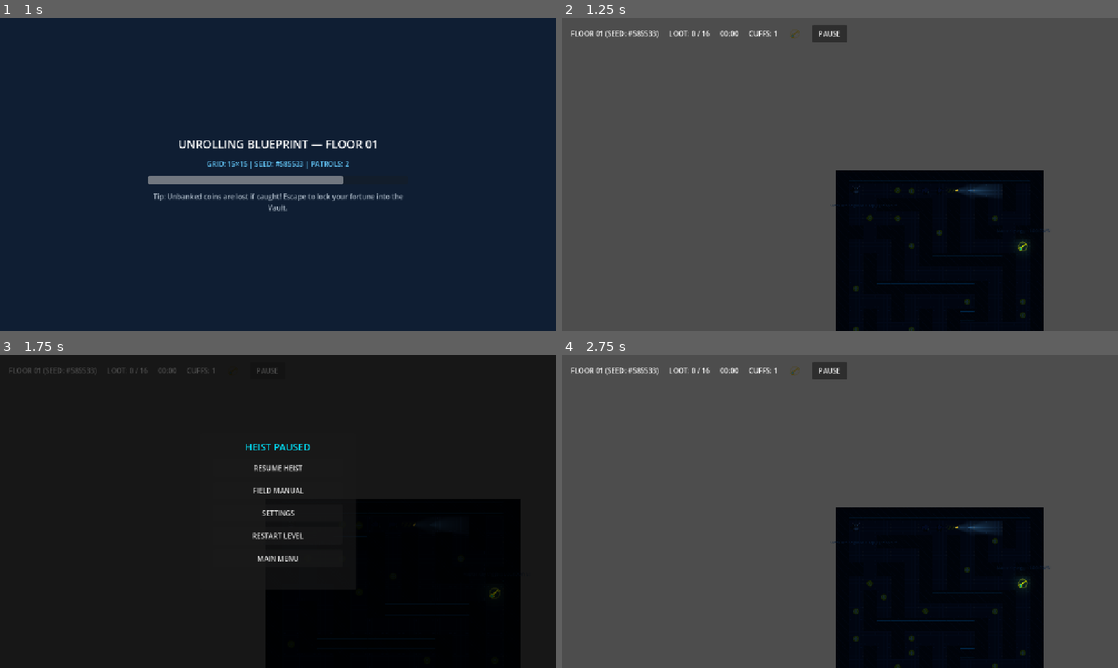
Above: before the commit, frames 1-4 (two rows, left to right).
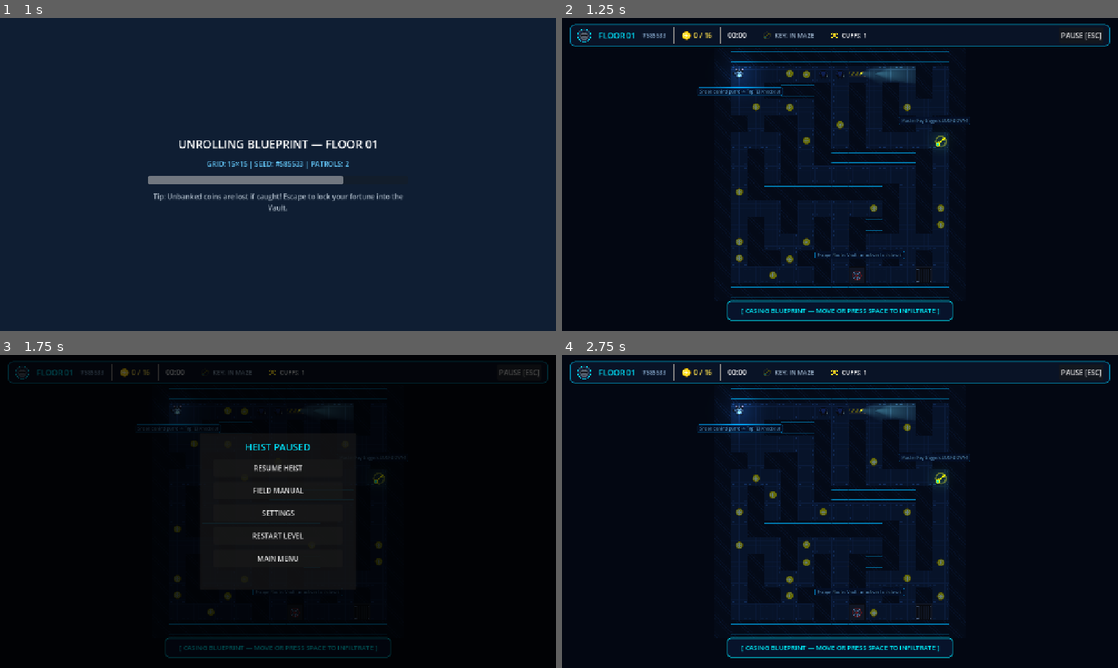
Above: after the commit, the same moments.

Repository: Sushrut-Kale/LOCKDOWN-HEIST-BANDIT
Game: Godot game, scene res://scenes/ui/MainMenu.tscn
Same seed, same stepped clock (60 frames per second), same inputs: the game is played once before the commit and once after it. Sound files missing from this copy of the repository are replaced by a short silence.
Inputs:
- Up to frame 1 (1 s): click "PLAY CAMPAIGN" at 0.5 s
- Up to frame 2 (1.25 s): no input
- Up to frame 3 (1.75 s): click "PAUSE" (after the commit: "PAUSE [ESC]") at 1.25 s
- Up to frame 4 (2.75 s): click "RESTART LEVEL" at 2 s

Frame 1 is identical in both runs. In frame 2, 87% of the frame differs, in the area x 0-100%, y 0-100%; in frame 3, 1.7%; in frame 4, 87%.

Commit message:
Fix camera framing, centering, blueprint HUD, ambient player lighting, and casing overview

Diff:
--- a/project.godot
+++ b/project.godot
@@ -31,4 +31,5 @@
 
 [rendering]
 
+environment/defaults/default_clear_color=Color(0.04, 0.08, 0.14, 1)
 rendering_device/driver.windows="d3d12"
--- a/scenes/guards/GuardBase.tscn
+++ b/scenes/guards/GuardBase.tscn
@@ -24,10 +24,13 @@
 
 [node name="LightCone" type="PointLight2D" parent="."]
 position = Vector2(12, 0)
+color = Color(1, 0.96, 0.75, 1)
+energy = 1.6
 shadow_enabled = true
 shadow_filter = 1
 shadow_filter_smooth = 1.5
 texture = ExtResource("3_cone")
+texture_scale = 1.15
 offset = Vector2(120, 0)
 
 [node name="CatchArea" type="Area2D" parent="."]
@@ -49,6 +52,7 @@
 offset_top = -54.0
 offset_right = 20.0
 offset_bottom = -28.0
+theme_override_font_sizes/font_size = 18
 horizontal_alignment = 1
 
 [connection signal="body_entered" from="CatchArea" to="." method="_on_catch_area_body_entered"]
--- a/scenes/player/BanditPlayer.tscn
+++ b/scenes/player/BanditPlayer.tscn
@@ -1,8 +1,9 @@
-[gd_scene load_steps=6 format=3]
+[gd_scene load_steps=7 format=3]
 
 [ext_resource type="Script" path="res://scripts/player/bandit_player.gd" id="1_player"]
 [ext_resource type="Texture2D" path="res://assets/sprites/bandit_sheet.png" id="2_sheet"]
 [ext_resource type="Texture2D" path="res://assets/sprites/bag_light.png" id="3_bag"]
+[ext_resource type="Texture2D" path="res://assets/sprites/light_radial_soft.png" id="4_glow"]
 
 [sub_resource type="CircleShape2D" id="CircleShape2D_player"]
 radius = 16.0
@@ -17,6 +18,12 @@
 
 [node name="CollisionShape2D" type="CollisionShape2D" parent="."]
 shape = SubResource("CircleShape2D_player")
+
+[node name="AmbientGlow" type="PointLight2D" parent="."]
+color = Color(0.7, 0.9, 1, 1)
+energy = 0.95
+texture = ExtResource("4_glow")
+texture_scale = 1.1
 
 [node name="Sprite2D" type="Sprite2D" parent="."]
 texture = ExtResource("2_sheet")
@@ -40,6 +47,8 @@
 offset_top = -48.0
 offset_right = 90.0
 offset_bottom = -25.0
+theme_override_colors/font_color = Color(1, 0.95, 0.6, 1)
+theme_override_colors/font_shadow_color = Color(0, 0, 0, 0.8)
 horizontal_alignment = 1
 
 [node name="InteractProgress" type="ProgressBar" parent="."]
--- a/scenes/world/ProceduralLevel.tscn
+++ b/scenes/world/ProceduralLevel.tscn
@@ -1,14 +1,64 @@
-[gd_scene load_steps=4 format=3]
+[gd_scene load_steps=10 format=3]
 
 [ext_resource type="Script" path="res://scripts/systems/procedural_level.gd" id="1_level"]
 [ext_resource type="Script" path="res://scripts/systems/lockdown_manager.gd" id="2_lockdown"]
-[ext_resource type="Texture2D" path="res://assets/sprites/master_key.png" id="3_key_tex"]
+[ext_resource type="Texture2D" path="res://assets/ui/portrait_bandit.png" id="3_portrait"]
+[ext_resource type="Texture2D" path="res://assets/sprites/coin_gold.png" id="4_coin"]
+[ext_resource type="Texture2D" path="res://assets/sprites/master_key.png" id="5_key"]
+[ext_resource type="Texture2D" path="res://assets/sprites/ziptie_cuff.png" id="6_cuff"]
+
+[sub_resource type="StyleBoxFlat" id="StyleBoxFlat_topbar"]
+bg_color = Color(0.04, 0.08, 0.16, 0.88)
+border_width_left = 2
+border_width_top = 2
+border_width_right = 2
+border_width_bottom = 2
+border_color = Color(0, 0.8, 1, 0.6)
+corner_radius_top_left = 12
+corner_radius_top_right = 12
+corner_radius_bottom_right = 12
+corner_radius_bottom_left = 12
+content_margin_left = 16.0
+content_margin_top = 8.0
+content_margin_right = 16.0
+content_margin_bottom = 8.0
+
+[sub_resource type="StyleBoxFlat" id="StyleBoxFlat_banner"]
+bg_color = Color(0.03, 0.08, 0.18, 0.9)
+border_width_left = 2
+border_width_top = 2
+border_width_right = 2
+border_width_bottom = 2
+border_color = Color(0, 0.9, 1, 0.8)
+corner_radius_top_left = 8
+corner_radius_top_right = 8
+corner_radius_bottom_right = 8
+corner_radius_bottom_left = 8
+
+[sub_resource type="StyleBoxFlat" id="StyleBoxFlat_lockdown"]
+bg_color = Color(0.3, 0.04, 0.06, 0.92)
+border_width_left = 3
+border_width_top = 3
+border_width_right = 3
+border_width_bottom = 3
+border_color = Color(1, 0.2, 0.2, 0.9)
+corner_radius_top_left = 10
+corner_radius_top_right = 10
+corner_radius_bottom_right = 10
+corner_radius_bottom_left = 10
 
 [node name="ProceduralLevel" type="Node2D"]
 script = ExtResource("1_level")
 
+[node name="Backdrop" type="ColorRect" parent="."]
+offset_left = -4000.0
+offset_top = -4000.0
+offset_right = 4000.0
+offset_bottom = 4000.0
+color = Color(0.03, 0.06, 0.11, 1)
+
 [node name="CanvasModulate" type="CanvasModulate" parent="."]
-color = Color(0.07, 0.15, 0.25, 1)
+color = Color(0.4, 0.5, 0.65, 1)
 
 [node name="Floors" type="Node2D" parent="."]
 
@@ -21,9 +71,7 @@
 [node name="ChalkHints" type="Node2D" parent="."]
 
 [node name="Camera2D" type="Camera2D" parent="."]
-zoom = Vector2(1.2, 1.2)
-position_smoothing_enabled = true
-position_smoothing_speed = 8.0
+zoom = Vector2(1.5, 1.5)
 
 [node name="LockdownManager" type="Node2D" parent="." node_paths=PackedStringArray("canvas_modulate", "level_camera")]
 script = ExtResource("2_lockdown")
@@ -32,63 +80,156 @@
 
 [node name="HUD" type="CanvasLayer" parent="."]
 
-[node name="TopBar" type="HBoxContainer" parent="HUD"]
+[node name="TopBarPanel" type="PanelContainer" parent="HUD"]
 anchors_preset = 10
 anchor_right = 1.0
-offset_left = 20.0
-offset_top = 16.0
-offset_right = -20.0
-offset_bottom = 56.0
-grow_horizontal = 2
-theme_override_constants/separation = 24
-
-[node name="FloorLabel" type="Label" parent="HUD/TopBar"]
-layout_mode = 2
+offset_left = 18.0
+offset_top = 14.0
+offset_right = -18.0
+offset_bottom = 66.0
+grow_horizontal = 2
+theme_override_styles/panel = SubResource("StyleBoxFlat_topbar")
+
+[node name="HBox" type="HBoxContainer" parent="HUD/TopBarPanel"]
+layout_mode = 2
+theme_override_constants/separation = 16
+
+[node name="Avatar" type="TextureRect" parent="HUD/TopBarPanel/HBox"]
+custom_minimum_size = Vector2(34, 34)
+layout_mode = 2
+texture = ExtResource("3_portrait")
+expand_mode = 1
+stretch_mode = 5
+
+[node name="FloorBadge" type="Label" parent="HUD/TopBarPanel/HBox"]
+layout_mode = 2
+theme_override_colors/font_color = Color(0, 0.9, 1, 1)
+theme_override_font_sizes/font_size = 18
 text = "FLOOR 01"
 
-[node name="CoinLabel" type="Label" parent="HUD/TopBar"]
-layout_mode = 2
-text = "LOOT: 0 / 20"
-
-[node name="TimerLabel" type="Label" parent="HUD/TopBar"]
-layout_mode = 2
+[node name="SeedBadge" type="Label" parent="HUD/TopBarPanel/HBox"]
+layout_mode = 2
+theme_override_colors/font_color = Color(0.6, 0.75, 0.9, 0.8)
+theme_override_font_sizes/font_size = 13
+text = "#1337"
+
+[node name="VSeparator1" type="VSeparator" parent="HUD/TopBarPanel/HBox"]
+layout_mode = 2
+
+[node name="CoinBox" type="HBoxContainer" parent="HUD/TopBarPanel/HBox"]
+layout_mode = 2
+theme_override_constants/separation = 6
+
+[node name="Icon" type="TextureRect" parent="HUD/TopBarPanel/HBox/CoinBox"]
+custom_minimum_size = Vector2(22, 22)
+layout_mode = 2
+texture = ExtResource("4_coin")
+expand_mode = 1
+stretch_mode = 5
+
+[node name="CoinLabel" type="Label" parent="HUD/TopBarPanel/HBox/CoinBox"]
+layout_mode = 2
+theme_override_colors/font_color = Color(1, 0.88, 0.3, 1)
+theme_override_font_sizes/font_size = 16
+text = "0 / 16"
+
+[node name="VSeparator2" type="VSeparator" parent="HUD/TopBarPanel/HBox"]
+layout_mode = 2
+
+[node name="TimerLabel" type="Label" parent="HUD/TopBarPanel/HBox"]
+layout_mode = 2
+theme_override_font_sizes/font_size = 16
 text = "00:00"
 
-[node name="CuffsLabel" type="Label" parent="HUD/TopBar"]
-layout_mode = 2
+[node name="VSeparator3" type="VSeparator" parent="HUD/TopBarPanel/HBox"]
+layout_mode = 2
+
+[node name="KeyBox" type="HBoxContainer" parent="HUD/TopBarPanel/HBox"]
+layout_mode = 2
+theme_override_constants/separation = 6
+
+[node name="KeyIcon" type="TextureRect" parent="HUD/TopBarPanel/HBox/KeyBox"]
+modulate = Color(0.4, 0.45, 0.55, 0.7)
+custom_minimum_size = Vector2(24, 24)
+layout_mode = 2
+texture = ExtResource("5_key")
+expand_mode = 1
+stretch_mode = 5
+
+[node name="KeyLabel" type="Label" parent="HUD/TopBarPanel/HBox/KeyBox"]
+layout_mode = 2
+theme_override_colors/font_color = Color(0.7, 0.8, 0.9, 0.9)
+theme_override_font_sizes/font_size = 14
+text = "KEY: IN MAZE"
+
+[node name="VSeparator4" type="VSeparator" parent="HUD/TopBarPanel/HBox"]
+layout_mode = 2
+
+[node name="CuffBox" type="HBoxContainer" parent="HUD/TopBarPanel/HBox"]
+layout_mode = 2
+theme_override_constants/separation = 6
+
+[node name="Icon" type="TextureRect" parent="HUD/TopBarPanel/HBox/CuffBox"]
+custom_minimum_size = Vector2(22, 22)
+layout_mode = 2
+texture = ExtResource("6_cuff")
+expand_mode = 1
+stretch_mode = 5
+
+[node name="CuffsLabel" type="Label" parent="HUD/TopBarPanel/HBox/CuffBox"]
+layout_mode = 2
+theme_override_font_sizes/font_size = 14
 text = "CUFFS: 1"
 
-[node name="KeyIcon" type="TextureRect" parent="HUD/TopBar"]
-custom_minimum_size = Vector2(32, 32)
-layout_mode = 2
-texture = ExtResource("3_key_tex")
-expand_mode = 1
-stretch_mode = 5
-
-[node name="BtnPause" type="Button" parent="HUD/TopBar"]
-custom_minimum_size = Vector2(80, 32)
-layout_mode = 2
-text = "PAUSE"
-
-[node name="LockdownBanner" type="Panel" parent="HUD"]
+[node name="Spacer" type="Control" parent="HUD/TopBarPanel/HBox"]
+layout_mode = 2
+size_flags_horizontal = 3
+
+[node name="BtnPause" type="Button" parent="HUD/TopBarPanel/HBox"]
+custom_minimum_size = Vector2(88, 34)
+layout_mode = 2
+text = "PAUSE [ESC]"
+
+[node name="CasingBanner" type="PanelContainer" parent="HUD"]
+anchors_preset = 7
+anchor_left = 0.5
+anchor_top = 1.0
+anchor_right = 0.5
+anchor_bottom = 1.0
+offset_left = -260.0
+offset_top = -70.0
+offset_right = 260.0
+offset_bottom = -24.0
+grow_horizontal = 2
+grow_vertical = 0
+theme_override_styles/panel = SubResource("StyleBoxFlat_banner")
+
+[node name="Label" type="Label" parent="HUD/CasingBanner"]
+layout_mode = 2
+theme_override_colors/font_color = Color(0, 0.95, 1, 1)
+theme_override_font_sizes/font_size = 15
+text = "[ CASING BLUEPRINT — MOVE OR PRESS SPACE TO INFILTRATE ]"
+horizontal_alignment = 1
+vertical_alignment = 1
+
+[node name="LockdownBanner" type="PanelContainer" parent="HUD"]
+visible = false
 anchors_preset = 14
 anchor_top = 0.5
 anchor_right = 1.0
 anchor_bottom = 0.5
-offset_top = -40.0
-offset_bottom = 40.0
+offset_left = 80.0
+offset_top = -42.0
+offset_right = -80.0
+offset_bottom = 42.0
 grow_horizontal = 2
 grow_vertical = 2
+theme_override_styles/panel = SubResource("StyleBoxFlat_lockdown")
 
 [node name="Label" type="Label" parent="HUD/LockdownBanner"]
-layout_mode = 1
-anchors_preset = 15
-anchor_right = 1.0
-anchor_bottom = 1.0
-grow_horizontal = 2
-grow_vertical = 2
-theme_override_colors/font_color = Color(1, 0.2, 0.2, 1)
-theme_override_font_sizes/font_size = 28
+layout_mode = 2
+theme_override_colors/font_color = Color(1, 0.9, 0.9, 1)
+theme_override_font_sizes/font_size = 26
 text = "LOCKDOWN INITIATED — ESCAPE TO THE VAULT!"
 horizontal_alignment = 1
 vertical_alignment = 1
@@ -102,4 +243,4 @@
 grow_horizontal = 2
 grow_vertical = 2
 
-[connection signal="pressed" from="HUD/TopBar/BtnPause" to="." method="_on_pause_button_pressed"]
+[connection signal="pressed" from="HUD/TopBarPanel/HBox/BtnPause" to="." method="_on_pause_button_pressed"]
--- a/scripts/systems/lockdown_manager.gd
+++ b/scripts/systems/lockdown_manager.gd
@@ -5,30 +5,45 @@
 @export var canvas_modulate: CanvasModulate
 @export var level_camera: Camera2D
 
-var casing_active: bool = true
+var casing_active: bool = false
 var casing_timer: float = 3.5
 var transponder_interval: float = 8.0
 var transponder_timer: float = 0.0
+var maze_center: Vector2 = Vector2.ZERO
 
 func _ready() -> void:
-	if SaveManager.equipped_gadget == "faraday_pouch":
+	var save_mgr = get_node_or_null("/root/SaveManager")
+	if save_mgr and save_mgr.equipped_gadget == "faraday_pouch":
 		transponder_interval = 13.0 # +5s delay
 
-	Events.lockdown_initiated.connect(_on_lockdown)
-	_start_casing_phase()
+	if has_node("/root/Events"):
+		Events.lockdown_initiated.connect(_on_lockdown)
 
-func _start_casing_phase() -> void:
+func init_casing(center: Vector2, size: Vector2) -> void:
+	maze_center = center
 	casing_active = true
 	casing_timer = 3.5
 	if level_camera:
-		level_camera.zoom = Vector2(0.5, 0.5) # Zoomed out overview
+		var fit_zoom = clampf(minf(1100.0 / max(size.x, 100.0), 580.0 / max(size.y, 100.0)), 0.35, 1.0)
+		level_camera.global_position = center
+		level_camera.zoom = Vector2(fit_zoom, fit_zoom)
+
+func _unhandled_input(event: InputEvent) -> void:
+	if casing_active:
+		if (event is InputEventKey or event is InputEventMouseButton or event is InputEventJoypadButton) and event.is_pressed():
+			end_casing_phase()
 
 func _process(delta: float) -> void:
-	# Casing camera overview
+	# Casing camera overview timer
 	if casing_active:
 		casing_timer -= delta
-		if casing_timer <= 0.0 or Input.is_anything_pressed():
-			_end_casing_phase()
+		# Also check if player pressed movement keys
+		var mv = Vector2(
+			Input.get_action_strength("move_right") - Input.get_action_strength("move_left"),
+			Input.get_action_strength("move_down") - Input.get_action_strength("move_up")
+		)
+		if casing_timer <= 0.0 or mv.length() > 0.1:
+			end_casing_phase()
 		return
 
 	# Key Transponder radar ping loop during lockdown
@@ -39,19 +54,23 @@
 			var player = get_tree().get_first_node_in_group("player")
 			if player:
 				Events.key_transponder_ping.emit(player.global_position)
-				Events.camera_shake_requested.emit(3.0, 0.15)
+				Events.camera_shake_requested.emit(4.0, 0.2)
 
-func _end_casing_phase() -> void:
+func end_casing_phase() -> void:
+	if not casing_active:
+		return
 	casing_active = false
-	if level_camera:
-		var tw = create_tween()
-		tw.tween_property(level_camera, "zoom", Vector2(1.2, 1.2), 0.6).set_trans(Tween.TRANS_CUBIC).set_ease(Tween.EASE_OUT)
+	var player = get_tree().get_first_node_in_group("player")
+	if level_camera and player:
+		var tw = create_tween().set_parallel(true)
+		tw.tween_property(level_camera, "global_position", player.global_position, 0.45).set_trans(Tween.TRANS_CUBIC).set_ease(Tween.EASE_OUT)
+		tw.tween_property(level_camera, "zoom", Vector2(1.5, 1.5), 0.45).set_trans(Tween.TRANS_CUBIC).set_ease(Tween.EASE_OUT)
 	Events.casing_phase_ended.emit()
 
 func _on_lockdown() -> void:
 	# Crossfade CanvasModulate to Crimson
 	if canvas_modulate:
 		var tw = create_tween()
-		tw.tween_property(canvas_modulate, "color", Color("#3B101A"), 0.5)
+		tw.tween_property(canvas_modulate, "color", Color(0.70, 0.25, 0.30, 1.0), 0.5)
 
 	Events.camera_shake_requested.emit(8.0, 0.4)
--- a/scripts/systems/procedural_level.gd
+++ b/scripts/systems/procedural_level.gd
@@ -4,7 +4,6 @@
 
 const LevelGenerator = preload("res://scripts/generation/level_generator.gd")
 const CELL_SIZE: int = 64
-
 
 @onready var walls_node: Node2D = $Walls
 @onready var floors_node: Node2D = $Floors
@@ -14,14 +13,18 @@
 @onready var camera: Camera2D = $Camera2D
 @onready var hud: CanvasLayer = $HUD
 @onready var canvas_modulate: CanvasModulate = $CanvasModulate
+@onready var lockdown_manager: LockdownManager = $LockdownManager
 
 # HUD nodes
-@onready var lbl_floor: Label = $HUD/TopBar/FloorLabel
-@onready var lbl_coins: Label = $HUD/TopBar/CoinLabel
-@onready var lbl_timer: Label = $HUD/TopBar/TimerLabel
-@onready var key_icon: TextureRect = $HUD/TopBar/KeyIcon
-@onready var lbl_cuffs: Label = $HUD/TopBar/CuffsLabel
-@onready var banner_lockdown: Panel = $HUD/LockdownBanner
+@onready var lbl_floor: Label = $HUD/TopBarPanel/HBox/FloorBadge
+@onready var lbl_seed: Label = $HUD/TopBarPanel/HBox/SeedBadge
+@onready var lbl_coins: Label = $HUD/TopBarPanel/HBox/CoinBox/CoinLabel
+@onready var lbl_timer: Label = $HUD/TopBarPanel/HBox/TimerLabel
+@onready var key_icon: TextureRect = $HUD/TopBarPanel/HBox/KeyBox/KeyIcon
+@onready var key_label: Label = $HUD/TopBarPanel/HBox/KeyBox/KeyLabel
+@onready var lbl_cuffs: Label = $HUD/TopBarPanel/HBox/CuffBox/CuffsLabel
+@onready var banner_casing: PanelContainer = $HUD/CasingBanner
+@onready var banner_lockdown: PanelContainer = $HUD/LockdownBanner
 @onready var touch_controls: Control = $HUD/TouchControls
 
 var player: BanditPlayer = null
@@ -30,7 +33,7 @@
 
 func _ready() -> void:
 	banner_lockdown.visible = false
-	key_icon.modulate = Color(0.3, 0.3, 0.4, 0.7)
+	banner_casing.visible = true
 
 	_connect_signals()
 	_generate_and_spawn()
@@ -42,6 +45,7 @@
 	Events.key_collected.connect(_on_key_collected)
 	Events.lockdown_initiated.connect(_on_lockdown)
 	Events.camera_shake_requested.connect(_on_camera_shake)
+	Events.casing_phase_ended.connect(_on_casing_phase_ended)
 
 func _generate_and_spawn() -> void:
 	var fl = GameManager.current_floor
@@ -49,6 +53,10 @@
 	var data = LevelGenerator.generate_level(fl, sd)
 
 	GameManager.level_total_coins = data["coins"].size()
+
+	var maze_w_px = data["width"] * CELL_SIZE
+	var maze_h_px = data["height"] * CELL_SIZE
+	var maze_center = Vector2(maze_w_px / 2.0, maze_h_px / 2.0)
 
 	# 1. Spawn Blueprint Floor Tiles
 	var floor_tex = load("res://assets/sprites/tileset_blueprint.png")
@@ -70,7 +78,8 @@
 	# 3. Spawn Player at Entrance
 	var p_scene = load("res://scenes/player/BanditPlayer.tscn")
 	player = p_scene.instantiate() as BanditPlayer
-	player.position = Vector2(data["entrance"].x * CELL_SIZE + 32, data["entrance"].y * CELL_SIZE + 32)
+	var spawn_pos = Vector2(data["entrance"].x * CELL_SIZE + 32, data["entrance"].y * CELL_SIZE + 32)
+	player.position = spawn_pos
 	add_child(player)
 
 	# 4. Spawn Exit Vault Door
@@ -128,6 +137,9 @@
 	if fl == 1:
 		_spawn_chalk_hints(data)
 
+	# 11. Initialize Casing Mode with centered camera
+	lockdown_manager.init_casing(maze_center, Vector2(maze_w_px, maze_h_px))
+
 	_update_hud()
 
 func _spawn_wall(p: Vector2i, walls: Dictionary) -> void:
@@ -145,7 +157,6 @@
 	var sp = Sprite2D.new()
 	sp.texture = load("res://assets/sprites/tileset_blueprint.png")
 	sp.region_enabled = true
-	# Select wall frame: 3 (Solid), 4 (Horiz double), 5 (Vert double)
 	var has_l = walls.has(p + Vector2i.LEFT)
 	var has_r = walls.has(p + Vector2i.RIGHT)
 	if has_l and has_r:
@@ -154,7 +165,6 @@
 		sp.region_rect = Rect2(3 * 64, 0, 64, 64)
 	sb.add_child(sp)
 
-	# Light Occluder so flashlight cones cast crisp shadows!
 	var occluder = LightOccluder2D.new()
 	var occ_poly = OccluderPolygon2D.new()
 	occ_poly.polygon = PackedVector2Array([
@@ -168,21 +178,37 @@
 
 func _spawn_chalk_hints(data: Dictionary) -> void:
 	_create_chalk_label("Sneak behind guard -> Tap [E] Knockout", Vector2(data["entrance"].x * CELL_SIZE + 32, data["entrance"].y * CELL_SIZE + 100))
-	_create_chalk_label("Master Key triggers LOCKDOWN!", Vector2(data["master_key"].x * CELL_SIZE + 32, data["master_key"].y * CELL_SIZE - 40))
-	_create_chalk_label("Escape Route: Vault unlocks in Lockdown!", Vector2(data["exit_door"].x * CELL_SIZE + 32, data["exit_door"].y * CELL_SIZE - 40))
+	_create_chalk_label("Master Key triggers LOCKDOWN!", Vector2(data["master_key"].x * CELL_SIZE + 32, data["master_key"].y * CELL_SIZE - 45))
+	_create_chalk_label("Escape Route: Vault unlocks in Lockdown!", Vector2(data["exit_door"].x * CELL_SIZE + 32, data["exit_door"].y * CELL_SIZE - 45))
 
 func _create_chalk_label(text: String, pos: Vector2) -> void:
+	var panel = PanelContainer.new()
+	panel.position = pos - Vector2(160, 16)
+
+	var style = StyleBoxFlat.new()
+	style.bg_color = Color(0.04, 0.12, 0.24, 0.8)
+	style.border_color = Color(0, 0.85, 1, 0.6)
+	style.set_border_width_all(1)
+	style.set_corner_radius_all(6)
+	style.content_margin_left = 10
+	style.content_margin_right = 10
+	style.content_margin_top = 4
+	style.content_margin_bottom = 4
+	panel.add_theme_stylebox_override("panel", style)
+
 	var lbl = Label.new()
 	lbl.text = text
-	lbl.position = pos - Vector2(120, 10)
-	lbl.modulate = Color(0.4, 0.8, 1.0, 0.6)
+	lbl.add_theme_color_override("font_color", Color(0.7, 0.95, 1.0, 0.95))
+	lbl.add_theme_color_override("font_shadow_color", Color(0, 0, 0, 0.8))
 	lbl.horizontal_alignment = HORIZONTAL_ALIGNMENT_CENTER
-	chalk_node.add_child(lbl)
+	panel.add_child(lbl)
+
+	chalk_node.add_child(panel)
 
 func _process(delta: float) -> void:
-	# Camera follow player
-	if player:
-		camera.global_position = lerp(camera.global_position, player.global_position, 8.0 * delta)
+	# Camera smoothly tracks player when not in casing overview
+	if player and not lockdown_manager.casing_active:
+		camera.global_position = lerp(camera.global_position, player.global_position, 12.0 * delta)
 
 	# Screen shake
 	if shake_timer > 0.0:
@@ -196,14 +222,21 @@
 	var sec = int(GameManager.level_elapsed_seconds)
 	lbl_timer.text = "%02d:%02d" % [sec / 60, sec % 60]
 
+func _on_casing_phase_ended() -> void:
+	var tw = create_tween()
+	tw.tween_property(banner_casing, "modulate:a", 0.0, 0.4)
+	tw.tween_callback(func(): banner_casing.visible = false)
+
 func _on_key_collected() -> void:
-	key_icon.modulate = Color(1.0, 0.9, 0.2, 1.0) # Glowing gold
+	key_icon.modulate = Color(1.0, 0.9, 0.2, 1.0)
+	key_label.text = "KEY: ESCAPING!"
+	key_label.add_theme_color_override("font_color", Color(1.0, 0.9, 0.2, 1.0))
 
 func _on_lockdown() -> void:
 	banner_lockdown.visible = true
 	var tw = create_tween()
 	tw.tween_property(banner_lockdown, "modulate:a", 1.0, 0.2)
-	tw.tween_interval(3.0)
+	tw.tween_interval(3.5)
 	tw.tween_property(banner_lockdown, "modulate:a", 0.0, 0.8)
 
 func _on_camera_shake(intensity: float, duration: float) -> void:
@@ -211,8 +244,9 @@
 	shake_timer = duration
 
 func _update_hud() -> void:
-	lbl_floor.text = "FLOOR %02d (SEED: #%d)" % [GameManager.current_floor, GameManager.current_seed]
-	lbl_coins.text = "LOOT: %d / %d" % [GameManager.level_coins_collected, GameManager.level_total_coins]
+	lbl_floor.text = "FLOOR %02d" % GameManager.current_floor
+	lbl_seed.text = "#%d" % GameManager.current_seed
+	lbl_coins.text = "%d / %d" % [GameManager.level_coins_collected, GameManager.level_total_coins]
 	lbl_cuffs.text = "CUFFS: %d" % GameManager.free_cuffs_remaining
 
 func _setup_touch_controls() -> void:
@@ -222,7 +256,6 @@
 	elif mode == "off":
 		touch_controls.visible = false
 	else:
-		# Auto: detect touchscreen
 		touch_controls.visible = DisplayServer.is_touchscreen_available()
 
 func _on_pause_button_pressed() -> void:
Not shown, added: tests/test_runner.gd.uid
